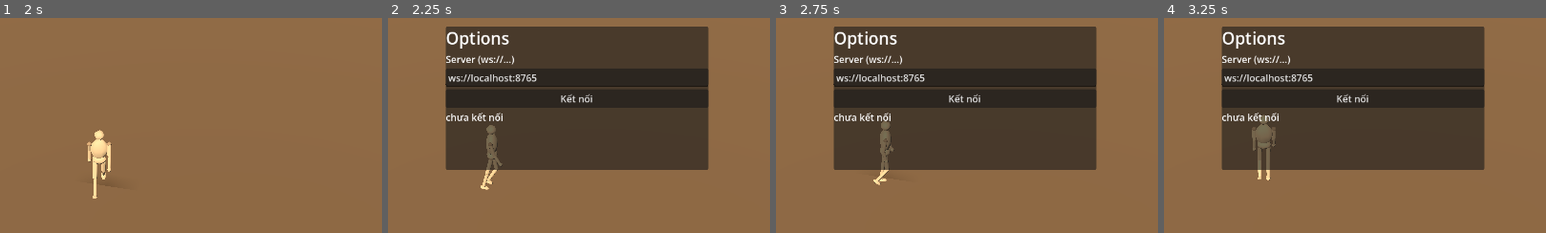
Above: before the commit, frames 1-4 (left to right).
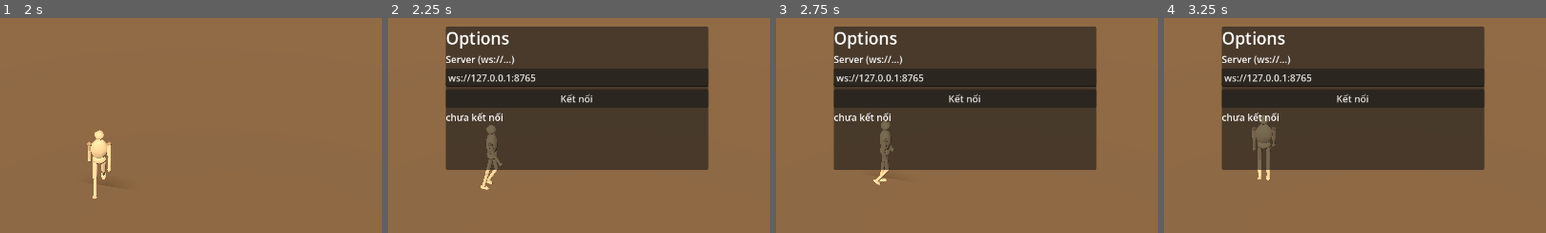
Above: after the commit, the same moments.

Repository: hieubqdsm/crime-in-clock-tower
Game: Godot game, scene res://scenes/main/Main.tscn
Same seed, same stepped clock (60 frames per second), same inputs: the game is played once before the commit and once after it.
Inputs:
- Up to frame 1 (2 s): tap Enter at 0.5 s; hold D (move_right) 0.53-1.28 s; hold C (fast_walk) 0.53-1.28 s; hold S (move_down) from 1.28 s (still down); tap Z (sprint) at 1.35 s
- Up to frame 2 (2.25 s): release S (move_down) at 2.03 s; hold D (move_right) from 2.03 s (still down); tap O at 2.1 s
- Up to frame 3 (2.75 s): keep holding D (move_right)
- Up to frame 4 (3.25 s): release D (move_right) at 2.78 s; hold W (move_up) from 2.78 s (still down); tap C (fast_walk) at 2.85 s
The pictures show only the part of the screen within x 25-75%, y 31-81%; the shares and areas given below are measured in that part.

Frame 1 is identical in both runs. In frame 2, 0.4% of the frame differs, in the area x 21-39%, y 26-30%; in frame 3, 0.4%; in frame 4, 0.4%.

Commit message:
F-003 dev_done: online verified end-to-end (2 tabs via real UI, remotes render, movement sync, takeover) + playtest queue

Diff:
--- a/scenes/main/OptionsUI.tscn
+++ b/scenes/main/OptionsUI.tscn
@@ -47,3 +47,5 @@
 [node name="Status" type="Label" parent="Panel/VBox"]
 layout_mode = 2
 text = "chưa kết nối"
+
+[connection signal="pressed" from="Panel/VBox/ConnectBtn" to="." method="_on_connect_pressed"]
--- a/scenes/main/main.gd
+++ b/scenes/main/main.gd
@@ -27,6 +27,14 @@
 		var moving := Vector2(_player.velocity.x, _player.velocity.z).length() > 0.3
 		_net.set_own_state(_player.global_position.x, _player.global_position.z,
 			model.rotation.y, moving)
+	if OS.has_feature("web") and Engine.get_process_frames() % 10 == 0:
+		# str(false) is "False" (capital) — not valid JS; lowercase it.
+		var btn := _options.get_node_or_null("Panel/VBox/ConnectBtn") as Control
+		var btn_rect := btn.get_global_rect() if btn != null else Rect2()
+		JavaScriptBridge.eval("window.netState={conn:%s,opts:%s,remotes:%d,btn:[%d,%d,%d,%d]}"
+			% [str(_net.connected).to_lower(), str(_options.visible).to_lower(),
+				_remote_players.size(), btn_rect.position.x, btn_rect.position.y,
+				btn_rect.size.x, btn_rect.size.y])
 
 
 func _on_connect_requested(url: String) -> void:
--- a/scenes/main/options_ui.gd
+++ b/scenes/main/options_ui.gd
@@ -6,7 +6,9 @@
 
 signal connect_requested(url: String)
 
-const DEFAULT_URL := "ws://localhost:8765"
+const DEFAULT_URL := "ws://127.0.0.1:8765"   # not localhost: webviews may
+                                             # resolve ::1 while the room
+                                             # server binds IPv4 only
 
 @onready var _url_edit: LineEdit = $Panel/VBox/UrlEdit
 @onready var _status: Label = $Panel/VBox/Status
--- a/scenes/net/net_client.gd
+++ b/scenes/net/net_client.gd
@@ -9,7 +9,8 @@
 
 signal state_changed(connected: bool, detail: String)
 
-const DEFAULT_URL := "ws://localhost:8765"
+const DEFAULT_URL := "ws://127.0.0.1:8765"   # localhost may resolve ::1 in
+                                             # browsers; server binds IPv4
 const SEND_HZ := 12.0
 
 signal player_state(id: String, x: float, z: float, ry: float, moving: bool)
Binary file added: docs/evidence/f003-two-players.png
Not shown, changed: docs/PLAYTEST_QUEUE.md
Not shown, changed: docs/ROADMAP.md
Not shown, changed: docs/features/F-003.md
